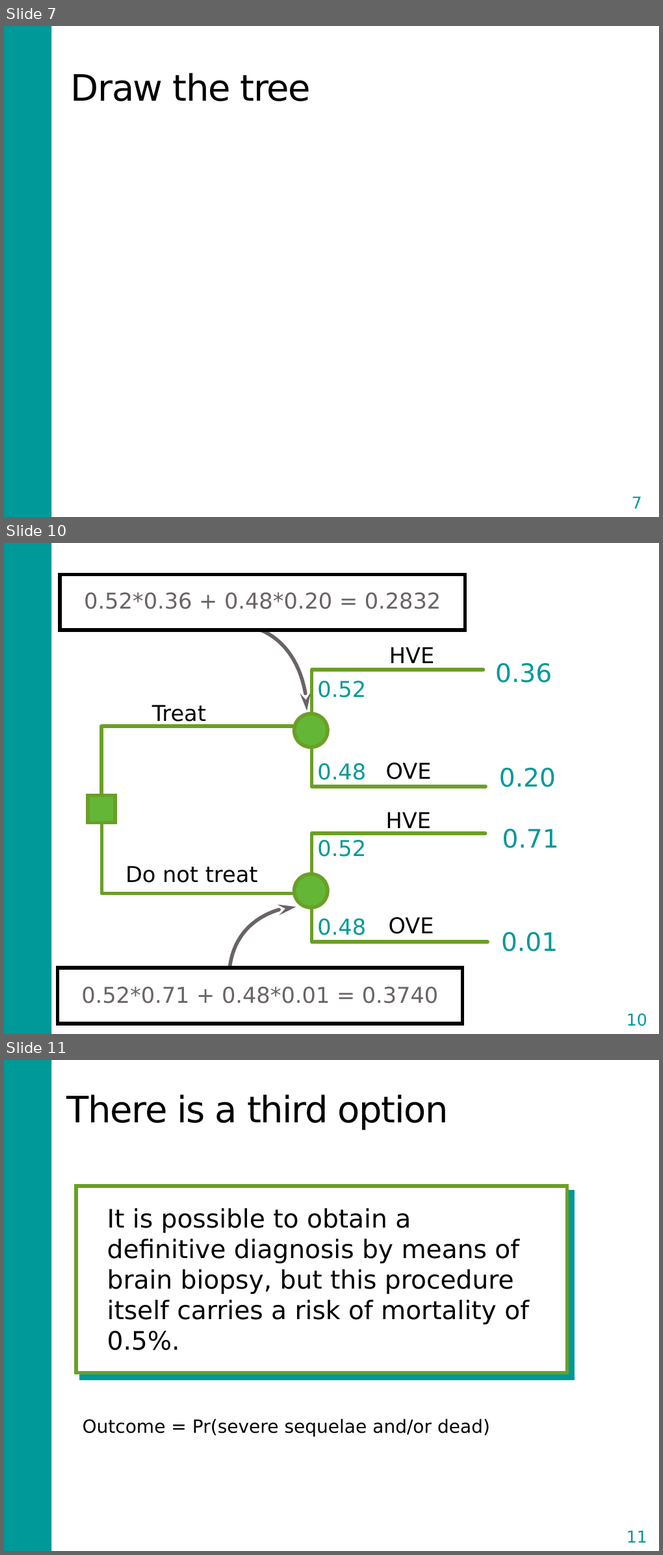
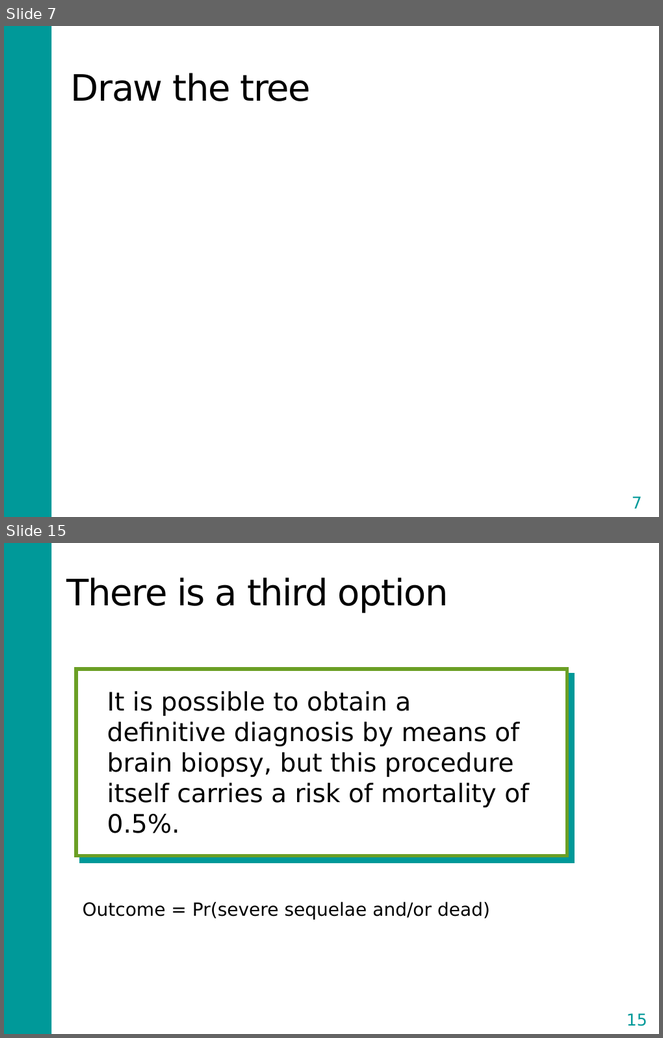
Before and after one commit to DARTH-git/Course-Modularization, a slide deck: static/Course_Modularization/Decision trees/Slides/DecisionTreeSlides_video.pptx. Shown one above the other, each under a label of ours: slides 7, 10 and 11 before the commit, slides 7 and 15 after it; the slides between them are not shown. The pictures are 663x1555 and 663x1038 pixels, drawn with LibreOffice and Linux fonts; fonts in the diff are those of the drawing. Boxes give left, top, right and bottom in pixels: in the first picture for what was removed or moved away, otherwise in the second. Text is boxed around its words. In the diff, an @@ line names an element or a change of style, - is before the commit and + after.

```diff
--- a/static/Course_Modularization/Decision trees/Slides/DecisionTreeSlides_video.pptx
+++ b/static/Course_Modularization/Decision trees/Slides/DecisionTreeSlides_video.pptx
@@ slide 10 removed at (x1=4, y1=543, x2=659, y2=1034), background #FFFFFF; not listed: 1 template element that a slide beside it also shows @@
@@ rectangle removed at (x1=61, y1=574, x2=466, y2=630) @@
@@ text removed at (x1=84, y1=592, x2=441, y2=609) @@
-0.52*0.36 + 0.48*0.20 = 0.2832
@@ freeform shape removed at (x1=233, y1=625, x2=307, y2=711) @@
@@ text removed at (x1=389, y1=647, x2=434, y2=663) @@
-HVE
@@ freeform shape removed at (x1=312, y1=670, x2=484, y2=726) @@
@@ text removed at (x1=495, y1=663, x2=552, y2=683) @@
-0.36
@@ text removed at (x1=317, y1=681, x2=366, y2=698) @@
-0.52
@@ text removed at (x1=152, y1=705, x2=206, y2=726) @@
-Treat
@@ ellipse removed at (x1=295, y1=714, x2=328, y2=747) @@
@@ freeform shape removed at (x1=102, y1=726, x2=303, y2=805) @@
@@ freeform shape removed at (x1=312, y1=727, x2=486, y2=787) @@
@@ text removed at (x1=317, y1=763, x2=366, y2=780) @@
-0.48
@@ text removed at (x1=386, y1=763, x2=432, y2=780) @@
-OVE
@@ text removed at (x1=499, y1=768, x2=556, y2=787) @@
-0.20
@@ rectangle removed at (x1=88, y1=795, x2=115, y2=823) @@
@@ text removed at (x1=386, y1=812, x2=431, y2=833) @@
-HVE
@@ freeform shape removed at (x1=102, y1=823, x2=302, y2=893) @@
@@ freeform shape removed at (x1=312, y1=834, x2=486, y2=893) @@
@@ text removed at (x1=503, y1=829, x2=559, y2=849) @@
-0.71
@@ text removed at (x1=317, y1=840, x2=366, y2=857) @@
-0.52
@@ text removed at (x1=126, y1=866, x2=258, y2=883) @@
-Do not treat
@@ ellipse removed at (x1=295, y1=875, x2=328, y2=908) @@
@@ freeform shape removed at (x1=312, y1=889, x2=488, y2=943) @@
@@ freeform shape removed at (x1=227, y1=908, x2=299, y2=983) @@
@@ text removed at (x1=317, y1=919, x2=366, y2=936) @@
-0.48
@@ text removed at (x1=389, y1=917, x2=434, y2=934) @@
-OVE
@@ text removed at (x1=501, y1=932, x2=558, y2=952) @@
-0.01
@@ rectangle removed at (x1=58, y1=968, x2=463, y2=1024) @@
@@ text removed at (x1=81, y1=987, x2=439, y2=1004) @@
-0.52*0.71 + 0.48*0.01 = 0.3740
@@ page number removed at (x1=617, y1=1006, x2=657, y2=1034) @@
-10
@@ what was slide 11 is now slide 15 @@
@@ page number at (x1=627, y1=1014, x2=648, y2=1027): text changed @@
-11
+15
```
Also in this commit, not shown: 8 slides changed, 6 slides added, 4 other slides removed, 21 other files.
